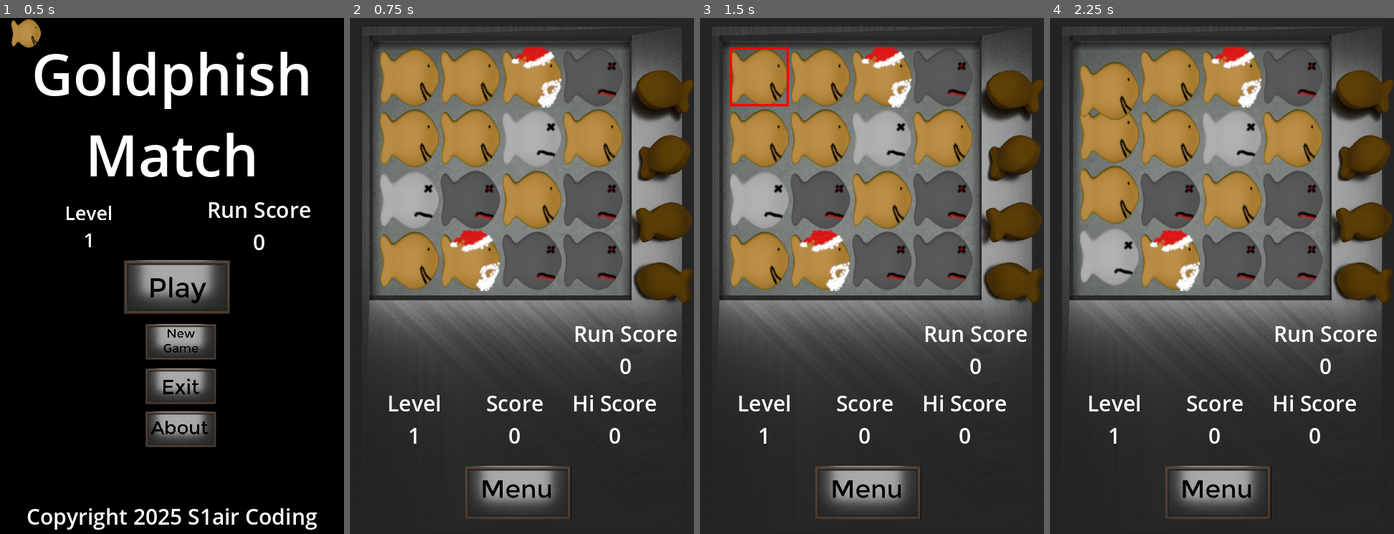
Above: before the commit, frames 1-4 (left to right).
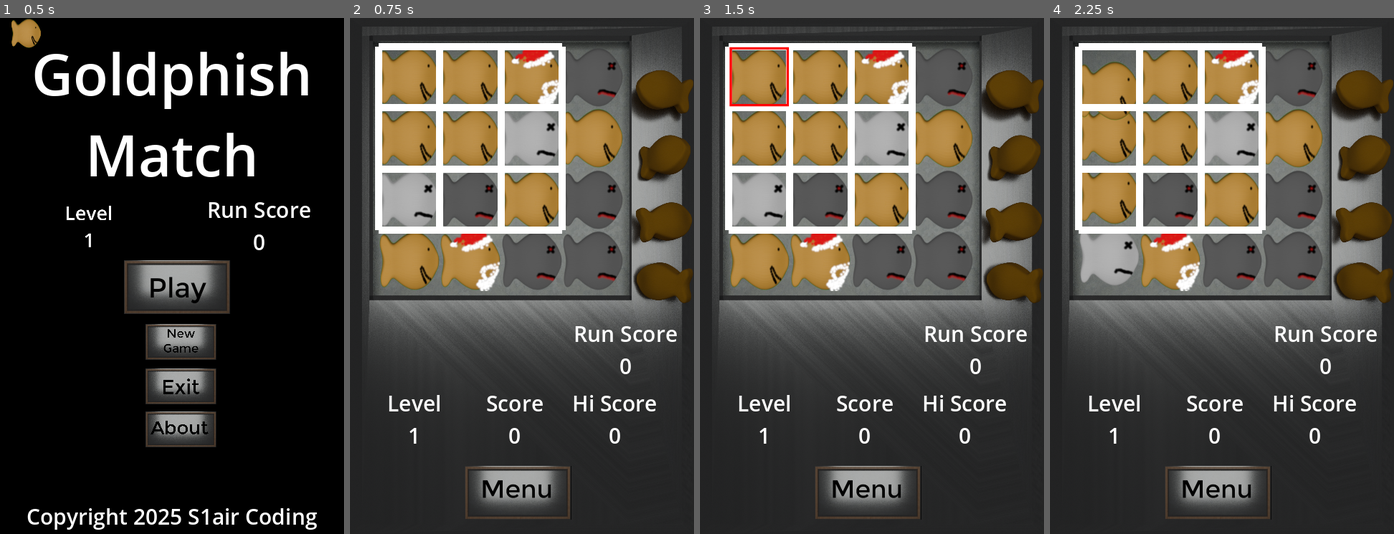
Above: after the commit, the same moments.

Repository: SecsAndCyber/GoldphishMatcher
Game: Godot game, scene res://source/menu_state.tscn
The game is run twice, just before and just after one commit, with the same random seed, the same clock (stepped at 60 frames per second) and the same inputs.
Inputs (mouse positions are in pixels of both pictures, inside the frame that each line leads up to):
- Up to frame 1 (0.5 s): no input
- Up to frame 2 (0.75 s): click (528, 286) at 0.5 s
- Up to frame 3 (1.5 s): click (758, 74) at 1.27 s
- Up to frame 4 (2.25 s): click (1108, 136) at 2.02 s

Frame 1 is identical in both runs. In frame 2, 5.7% of the frame differs, in the area x 7-63%, y 4-42%; in frame 3, 5.4%; in frame 4, 5.7%.

Commit message:
Setup highlight lines

Diff:
--- a/source/board.tscn
+++ b/source/board.tscn
@@ -28,3 +28,13 @@
 offset_right = 40.0
 offset_bottom = 40.0
 script = ExtResource("2_n526x")
+
+[node name="Highlights" type="Control" parent="."]
+layout_mode = 1
+anchors_preset = 15
+anchor_right = 1.0
+anchor_bottom = 1.0
+grow_horizontal = 2
+grow_vertical = 2
+
+[node name="Line2D" type="Line2D" parent="Highlights"]
--- a/source/replay_state.tscn
+++ b/source/replay_state.tscn
@@ -187,8 +187,7 @@
 offset_top = 417.0
 offset_right = 137.0
 offset_bottom = 448.0
-button_pressed = true
-text = "Start"
+text = "Start Replay"
 
 [connection signal="pressed" from="Container/ReturnButton" to="Container" method="_on_menu_button_pressed"]
 [connection signal="pressed" from="Container/RetryButton" to="Container" method="_on_retry_button_pressed"]
--- a/source/scripts/board.gd
+++ b/source/scripts/board.gd
@@ -10,10 +10,13 @@
 
 var map : Array
 var blocks : Array
+var highlight_lines : Array
 var moves = []
+var offset : Vector2 = Vector2.ZERO
 
 @onready var crackers: Control = $Crackers
 @onready var selector: Selector = $Selector.get_node("Selector")
+@onready var highlights: Control = $Highlights
 
 var rebuilding:bool = false
 var rebuild_speed:float = .25
@@ -43,6 +46,7 @@
 			matching = true
 			get_tree().create_timer(.05).timeout.connect(func():
 				if is_match():
+					draw_highlights()
 					get_tree().create_timer(.05).timeout.connect(func():
 						matching = false
 					)
@@ -72,11 +76,6 @@
 	xs = x_size
 	ys = y_size
 	level_block_count = x_size * y_size
-	map = [[],[]]
-	for r in range(xs):
-		map[0].append(false)
-	for c in range(ys):
-		map[1].append(false)
 	rng = FlxRandom.new()
 	rng.init(Reg.Levels)
 
@@ -91,7 +90,29 @@
 			crackers.add_child(blocks[r][c])
 			blocks[r][c].position.x = r * blocks[r][c].size.x * blocks[r][c].scale.x
 			blocks[r][c].position.y = c * blocks[r][c].size.y * blocks[r][c].scale.x
+	map = [[],[]]
+	highlight_lines = [[],[]]
+	for r in range(xs):
+		map[0].append(false)
+		var line_obj = new_line(r,len(highlight_lines[0]),'x')
+		highlight_lines[0].append(line_obj)
+		highlights.add_child(line_obj)
+	for c in range(ys):
+		map[1].append(false)
+		var line_obj = new_line(len(highlight_lines[1]),c,'y')
+		highlight_lines[1].append(line_obj)
+		highlights.add_child(line_obj)
 	ready_for_input = true
+
+func new_line(r,c,angle) -> Line2D:
+	var _nl = Line2D.new()
+	if angle == 'x':
+		_nl.add_point(Vector2(blocks[r][0].position.x,blocks[r][0].position.y)+offset)
+		_nl.add_point(Vector2(blocks[r][ys-1].position.x,blocks[r][ys-1].position.y)+offset)
+	if angle == 'y':
+		_nl.add_point(Vector2(blocks[0][c].position.x,blocks[0][c].position.y)+offset)
+		_nl.add_point(Vector2(blocks[xs-1][c].position.x,blocks[xs-1][c].position.y)+offset)
+	return _nl
 
 # Called when the node enters the scene tree for the first time.
 func _ready() -> void:
@@ -171,9 +192,9 @@
 			columns[c] *= item_value
 			items_count[item_value] = items_count.get(item_value,0) + 1
 	# Test for softlock
-	var _loss = len(items_count) == 4;
+	var _loss = true;
 	for count in items_count:
-		if items_count[count] != 1:
+		if items_count[count] >= min(xs, ys):
 			_loss = false
 	Reg.Loss = _loss
 	return [rows, columns]
@@ -183,7 +204,6 @@
 	var game_state = get_game_state()
 	var rows = game_state[0]
 	var columns = game_state[1]
-	var scored:bool = false
 	end_only = true
 	var mini_combo:int = 1
 	var points_gained:int = 0
@@ -194,7 +214,6 @@
 		if(xs > 1 && map[1][i]):
 			if(i+1 != ys): end_only = false
 			points_gained += Reg.Levels * points_per_fish * mini_combo
-			scored = true
 			mini_combo += 1
 
 	for i in range(xs):
@@ -203,7 +222,6 @@
 		if(ys > 1 && map[0][i]):
 			if(i+1 != xs): end_only = false
 			points_gained += Reg.Levels * points_per_fish * mini_combo
-			scored = true
 			mini_combo += 1
 	if(points_gained > 0):
 		combo_count += 1;
@@ -212,11 +230,14 @@
 		Reg.Sounds.score(combo_count);
 		selector.toast(str(combo_score));
 	moved = false
-	return scored
+	return bool(points_gained)
 
 func blocks_correct(speed:float) -> bool:
 	if(rebuilding): return false
 	var blocks_moved = false
+
+	if Reg.Replay:
+		speed = float(Reg.Replay) * speed
 
 	for r in range(xs):
 		for c in range(ys):
@@ -255,8 +276,9 @@
 	if new_ys > 0 and new_xs > 0:
 		var rebuild_delay:float = .2;
 		if end_only:
-			rebuild_delay = .5;
+			rebuild_delay = .75;
 		get_tree().create_timer(rebuild_delay).timeout.connect(func():
+			hide_highlights()
 			var selected_point:Vector2i = Vector2i(selector.selection.x,selector.selection.y)
 
 			new_blocks = []
@@ -281,10 +303,13 @@
 			xs = new_xs
 			ys = new_ys
 			map = [[],[]]
+			highlight_lines = [[],[]]
 			for r in range(xs):
 				map[0].append(false)
+				highlight_lines[0].append(null)
 			for c in range(ys):
 				map[1].append(false)
+				highlight_lines[1].append(null)
 
 			selector.clear()
 			rebuilding = false
@@ -293,31 +318,45 @@
 	else:
 		# End of level
 		var end_delay:float = .5;
-		if new_ys == 0 and new_xs == 0:
-			selector.toast("[center]Cleared!\n"+str(level_block_count));
-			score += level_block_count;
-			end_delay = 3;
-
 		get_tree().create_timer(end_delay).timeout.connect(func():
-			if ! Reg.Replay:
-				Reg.telemetryNode.finish_level(moves)
-				# Moving to next level
-				if !Reg.Done && Reg.HiScore[0] < Reg.Score + Reg.RunningScore:
-					Reg.HiScore[0] = Reg.Score + Reg.RunningScore
-				if Reg.Levels in Reg.HiScore:
-					if Reg.HiScore[Reg.Levels] < Reg.Score:
+			if new_ys > 1 or new_xs > 1:
+				crackers.visible = false
+				selector.toast("[center]Cleared!\n+"+str(level_block_count));
+				score += level_block_count;
+				end_delay = 2.5;
+			hide_highlights()
+
+			get_tree().create_timer(end_delay).timeout.connect(func():
+				if ! Reg.Replay:
+					Reg.telemetryNode.finish_level(moves)
+					# Moving to next level
+					if !Reg.Done && Reg.HiScore[0] < Reg.Score + Reg.RunningScore:
+						Reg.HiScore[0] = Reg.Score + Reg.RunningScore
+					if Reg.Levels in Reg.HiScore:
+						if Reg.HiScore[Reg.Levels] < Reg.Score:
+							Reg.HiScoreSet = true
+							Reg.HiScore[Reg.Levels] = Reg.Score
+							Reg.HiScoreMoves[Reg.Levels] = moves
+					else:
 						Reg.HiScoreSet = true
 						Reg.HiScore[Reg.Levels] = Reg.Score
 						Reg.HiScoreMoves[Reg.Levels] = moves
-				else:
-					Reg.HiScoreSet = true
-					Reg.HiScore[Reg.Levels] = Reg.Score
-					Reg.HiScoreMoves[Reg.Levels] = moves
-				print(moves)
-				Reg.saveScore()
-			Reg.PS.remove_child(self)
-			Reg.PS.popup()
+					print(moves)
+					Reg.saveScore()
+					Reg.PS.remove_child(self)
+				Reg.PS.popup()
+			)
 		)
+
+func draw_highlights():
+	for c in range(xs):
+		if map[0][c]:
+			highlight_lines[0][c].visible = true
+	for r in range(ys):
+		if map[1][r]:
+			highlight_lines[1][r].visible = true
+func hide_highlights():
+	pass
 
 func on_puzzle_item_click(_puzzle_item:PuzzleItem, location:Vector2i):
 	if(Reg.Replay): return
--- a/source/scripts/replay_state.gd
+++ b/source/scripts/replay_state.gd
@@ -1,14 +1,14 @@
 extends PlayState
 class_name ReplayState
 
-var replay_array = ["2-1", "2-1", "D-1", "21", "B-1", "2-1", "21", "21", "A1", "A1", "A1", "2-1", "B-1", "2-1", "2-1", "2-1", "E1", "E1", "21", "D-1", "21", "C-1", "21", "B1", "B1", "2-1", "C1", "C-1", "21", "C1", "B-1", "2-1", "B1", "B1", "2-1", "B-1", "C1", "2-1", "2-1", "C-1"]
-var replay_level = 9 #	2880
+var replay_array = ["A-1", "A-1", "31", "B-1", "0-1", "A1"]
+var replay_level = 8 #	275
 
 var step_active: bool = false
 # Called when the node enters the scene tree for the first time.
 func _ready() -> void:
 	super._ready()
-	Reg.Replay = 35
+	Reg.Replay = ceilf(replay_level * 0.08)
 	Reg.Levels = replay_level
 	call_deferred("do_replay_setup")
 
@@ -19,7 +19,8 @@
 func _process(delta: float) -> void:
 	super._process(delta)
 
-	if check_button.button_pressed: return
+	if !check_button.button_pressed: return
+	check_button.disabled = true
 
 	if(board.rebuilding): return
 	if(board.matching): return
@@ -75,7 +76,7 @@
 		)
 
 func popup():
-	pass
+	check_button.disabled = false
 
 
 func _on_check_button_toggled(toggled_on: bool) -> void:
